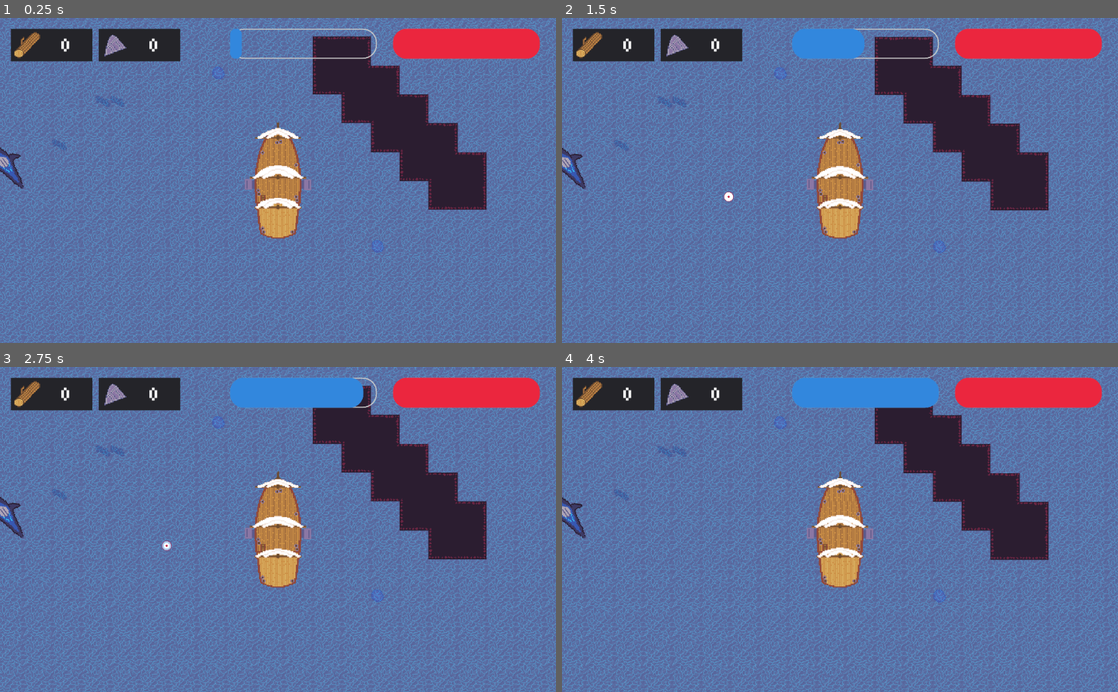
Above: before the commit, frames 1-4 (two rows, left to right).
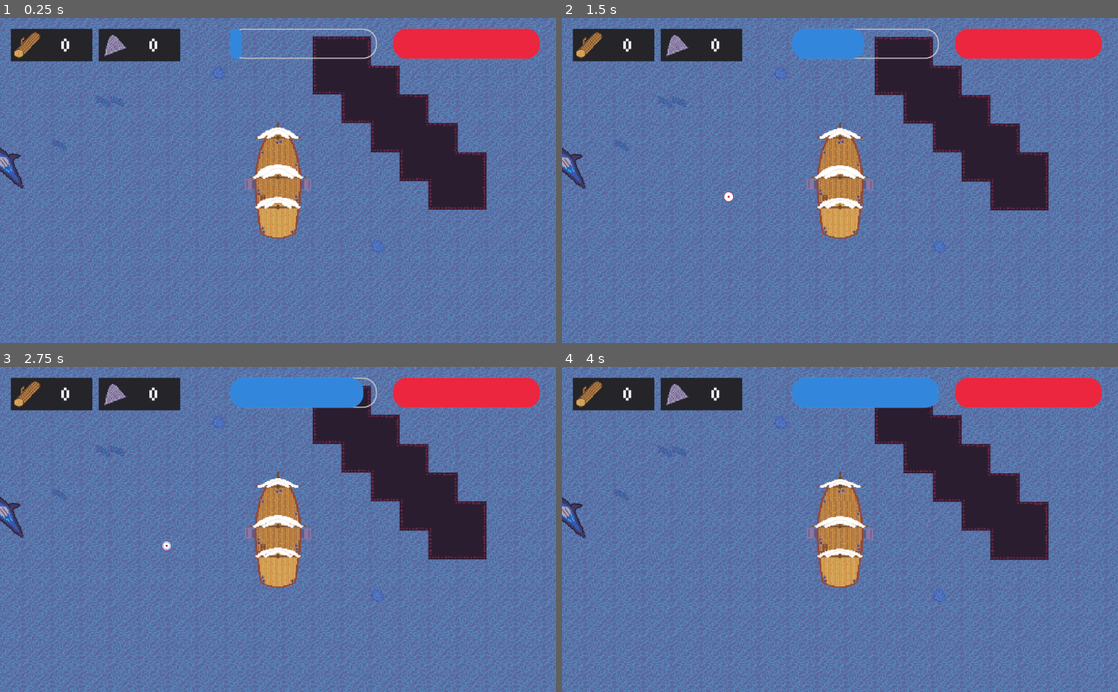
Above: after the commit, the same moments.

Repository: McLovin3/Calderia
Game: Godot game, scene res://TestScene.tscn
Same seed, same stepped clock (60 frames per second), same inputs: the game is played once before the commit and once after it.
Inputs (mouse positions are in pixels of both pictures, inside the frame that each line leads up to):
- Up to frame 1 (0.25 s): no input
- Up to frame 2 (1.5 s): tap Enter at 0.5 s; move the mouse to (962, 164) at 0.52 s; hold D (turn_right) from 0.53 s (still down); right-click (962, 164) at 0.6 s; click (962, 164) at 0.67 s; tap W (up) at 0.77 s; move the mouse to (728, 196) at 1.27 s; tap Middle mouse button (fish) at 1.35 s
- Up to frame 3 (2.75 s): tap W (up) at 1.52 s; move the mouse to (333, 458) at 2.02 s; release D (turn_right) at 2.03 s; hold A (turn_left) from 2.03 s (still down); click (333, 458) at 2.1 s
- Up to frame 4 (4 s): move the mouse to (812, 594) at 2.77 s; release A (turn_left) at 2.78 s; hold D (turn_right) from 2.78 s (still down); right-click (812, 594) at 2.85 s; click (812, 594) at 2.92 s; tap W (up) at 3.02, 3.77 s; tap Space at 3.5 s; move the mouse to (1006, 578) at 3.52 s; hold Middle mouse button (fish) from 3.53 s (still down)

The runs differ from the first frame. In frame 1, 0.2% of the frame differs, in the area x 46-54%, y 33-59%; in frame 2, 0.2%; in frame 3, 0.2%; in frame 4, 0.2%.

Commit message:
Refactored and added WaterBall projectile

Diff:
--- a/Cannon/Scripts/Cannon.gd
+++ b/Cannon/Scripts/Cannon.gd
@@ -1,7 +1,7 @@
 extends Node2D
 class_name Cannon
 
-onready var _cannon_ball : PackedScene = preload("res://CannonBall/CannonBall.tscn")
+onready var _cannon_ball : PackedScene = preload("res://Projectiles/CannonBall.tscn")
 onready var _projectile_spawn : Position2D = $ProjectileSpawn
 onready var _animated_sprite : AnimatedSprite = $AnimatedSprite
 
--- a/Shark/Shark.tscn
+++ b/Enemies/Shark.tscn
@@ -1,7 +1,7 @@
 [gd_scene load_steps=12 format=2]
 
-[ext_resource path="res://Shark/Scripts/Shark.gd" type="Script" id=1]
-[ext_resource path="res://Shark/Sprites/SharkSurfacing-Sheet.png" type="Texture" id=2]
+[ext_resource path="res://Enemies/Scripts/Shark.gd" type="Script" id=1]
+[ext_resource path="res://Enemies/Sprites/SharkSurfacing-Sheet.png" type="Texture" id=2]
 [ext_resource path="res://Themes/HealthBar.tres" type="Theme" id=3]
 
 [sub_resource type="AtlasTexture" id=9]
--- a/PlayerShip/PlayerShip.tscn
+++ b/PlayerShip/PlayerShip.tscn
@@ -42,7 +42,7 @@
 [node name="AnimatedSprite" type="AnimatedSprite" parent="."]
 frames = SubResource( 7 )
 animation = "idle"
-frame = 4
+frame = 3
 playing = true
 
 [node name="HitBox" type="Area2D" parent="."]
--- a/CannonBall/CannonBall.tscn
+++ b/Projectiles/CannonBall.tscn
@@ -1,16 +1,16 @@
 [gd_scene load_steps=4 format=2]
 
-[ext_resource path="res://CannonBall/Sprites/CannonBall.png" type="Texture" id=1]
-[ext_resource path="res://CannonBall/Scripts/CannonBall.gd" type="Script" id=2]
+[ext_resource path="res://Projectiles/Scripts/Projectile.gd" type="Script" id=1]
+[ext_resource path="res://Projectiles/Sprites/CannonBall.png" type="Texture" id=2]
 
 [sub_resource type="CircleShape2D" id=1]
 radius = 16.0
 
 [node name="Node2D" type="Node2D"]
-script = ExtResource( 2 )
+script = ExtResource( 1 )
 
 [node name="Sprite" type="Sprite" parent="."]
-texture = ExtResource( 1 )
+texture = ExtResource( 2 )
 
 [node name="Hitbox" type="Area2D" parent="."]
 collision_layer = 2
--- /dev/null
+++ b/Projectiles/WaterBall.tscn
@@ -0,0 +1,26 @@
+[gd_scene load_steps=4 format=2]
+
+[ext_resource path="res://Projectiles/Scripts/Projectile.gd" type="Script" id=1]
+[ext_resource path="res://Projectiles/Sprites/WaterProjectile.png" type="Texture" id=2]
+
+[sub_resource type="CircleShape2D" id=1]
+radius = 16.0312
+
+[node name="Node2D" type="Node2D"]
+script = ExtResource( 1 )
+rotation_speed = 0
+
+[node name="Sprite" type="Sprite" parent="."]
+texture = ExtResource( 2 )
+
+[node name="Hitbox" type="Area2D" parent="."]
+collision_layer = 2
+
+[node name="CollisionShape2D" type="CollisionShape2D" parent="Hitbox"]
+shape = SubResource( 1 )
+
+[node name="TTL" type="Timer" parent="."]
+wait_time = 5.0
+autostart = true
+
+[connection signal="timeout" from="TTL" to="." method="_on_TTL_timeout"]
--- a/TestScene.tscn
+++ b/TestScene.tscn
@@ -2,7 +2,7 @@
 
 [ext_resource path="res://PlayerShip/PlayerShip.tscn" type="PackedScene" id=1]
 [ext_resource path="res://MainMap/MainMap.tscn" type="PackedScene" id=2]
-[ext_resource path="res://Shark/Shark.tscn" type="PackedScene" id=3]
+[ext_resource path="res://Enemies/Shark.tscn" type="PackedScene" id=3]
 [ext_resource path="res://Cannon/Cannon.tscn" type="PackedScene" id=4]
 
 [node name="Node2D" type="Node2D"]
--- a/project.godot
+++ b/project.godot
@@ -22,7 +22,7 @@
 "base": "Node2D",
 "class": "CannonBall",
 "language": "GDScript",
-"path": "res://CannonBall/Scripts/CannonBall.gd"
+"path": "res://Projectiles/Scripts/Projectile.gd"
 }, {
 "base": "KinematicBody2D",
 "class": "PlayerShip",
@@ -42,7 +42,7 @@
 "base": "KinematicBody2D",
 "class": "Shark",
 "language": "GDScript",
-"path": "res://Shark/Scripts/Shark.gd"
+"path": "res://Enemies/Scripts/Shark.gd"
 } ]
 _global_script_class_icons={
 "Bobber": "",
Binary file added: AsepriteSourceFiles/WaterProjectile.aseprite
Binary file added: AsepriteSourceFiles/WaterSnake.aseprite
Binary file added: AsepriteSourceFiles/WaterSnake.gif
Renamed: Shark/Scripts/Shark.gd -> Enemies/Scripts/Shark.gd
Renamed: Shark/Sprites/SharkSurfacing-Sheet.png -> Enemies/Sprites/SharkSurfacing-Sheet.png
Not shown, added: Enemies/Sprites/SharkSurfacing-Sheet.png.import
Renamed: CannonBall/Scripts/CannonBall.gd -> Projectiles/Scripts/Projectile.gd
Renamed: CannonBall/Sprites/CannonBall.png -> Projectiles/Sprites/CannonBall.png
Not shown, added: Projectiles/Sprites/CannonBall.png.import
Binary file added: Projectiles/Sprites/WaterProjectile.png
Not shown, changed: Projectiles/Sprites/WaterProjectile.png.import
Binary file added: Projectiles/Sprites/WaterSnake-Sheet.png
(and 1 more such lines)
